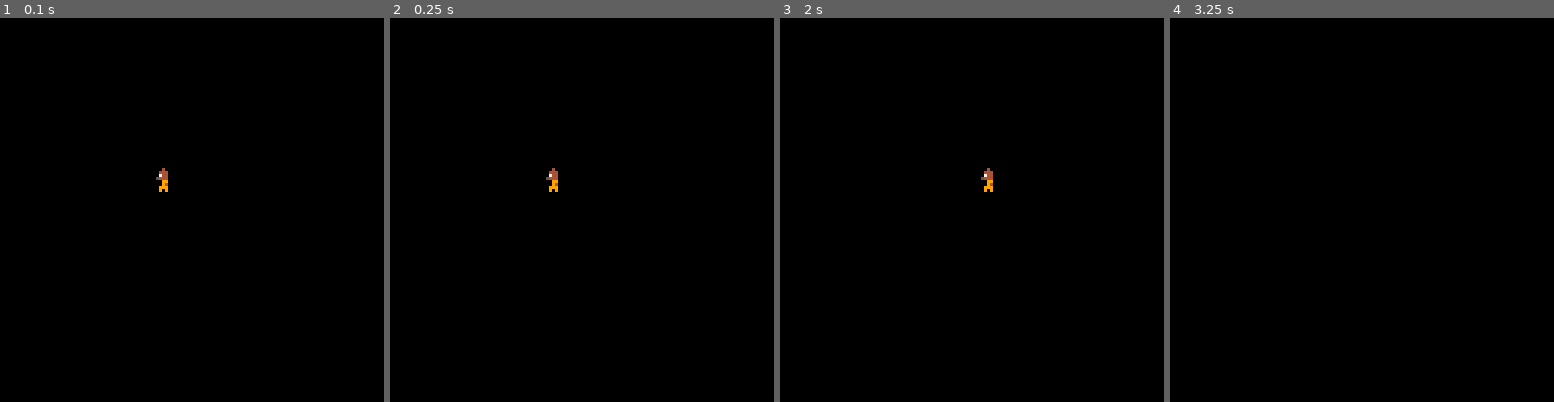
Above: before the commit, frames 1-4 (left to right).
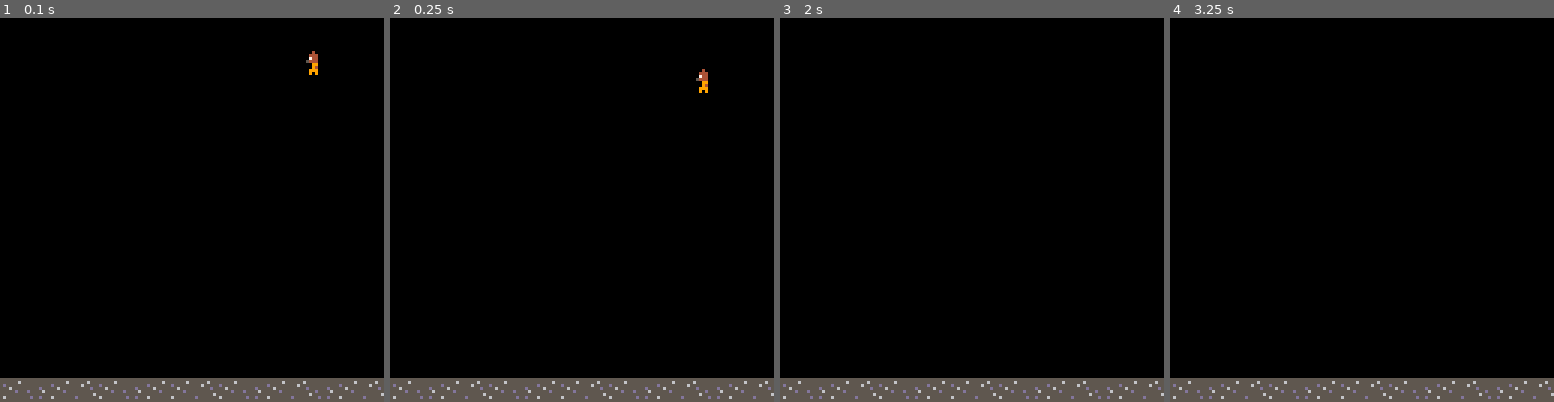
Above: after the commit, the same moments.

Repository: romellem/pico-8-carts
Game: PICO-8 cartridge sunny-day.p8
The game is run twice, just before and just after one commit, with the same random seed, the same clock (stepped at 60 frames per second) and the same inputs.
Inputs:
- Up to frame 1 (0.1 s): no input
- Up to frame 2 (0.25 s): no input
- Up to frame 3 (2 s): hold Right from 1.6 s (still down)
- Up to frame 4 (3.25 s): release Right at 2.1 s; hold Up 2.15-2.42 s; hold Right 2.47-3.03 s; hold Left from 3.08 s (still down)

The runs differ from the first frame. In frame 1, 6.5% of the frame differs, in the area x 0-100%, y 8-100%; in frame 2, 6.5%; in frame 3, 6.4%; in frame 4, 6.2%.

Commit message:
6 - Falling, map

Diff:
--- a/sunny-day.p8
+++ b/sunny-day.p8
@@ -5,13 +5,13 @@
 
 function _init()
 	player={
-		x=50,
-		y=50,
+		x=100,
+		y=10,
 		dx=0,
 		dy=0,
 	}
 
-	acc=0.2 --acceleration
+	gravity=0.2
 end
 
 
@@ -24,33 +24,41 @@
 
 function _draw()
 	cls()
+	map(0,0)
 	spr(1, player.x, player.y)
 end
 -->8
 --player
 
 function player_update()
-	if btn(⬆️) then
-		player.dy-=acc
-	elseif btn(⬇️) then
-		player.dy+=acc
-	end
-
-	if btn(⬅️) then
-		player.dx-=acc
-	elseif btn(➡️) then
-		player.dx+=acc
-	end
+	player.dy+=gravity
 
 	player.x+=player.dx
 	player.y+=player.dy
 end
 __gfx__
-00000000000040000000000000000000000000000000000000000000000000000000000000000000000000000000000000000000000000000000000000000000
-00000000000444000000000000000000000000000000000000000000000000000000000000000000000000000000000000000000000000000000000000000000
-00700700000744000000000000000000000000000000000000000000000000000000000000000000000000000000000000000000000000000000000000000000
-00077000005444000000000000000000000000000000000000000000000000000000000000000000000000000000000000000000000000000000000000000000
-00077000000099000000000000000000000000000000000000000000000000000000000000000000000000000000000000000000000000000000000000000000
-00700700000094000000000000000000000000000000000000000000000000000000000000000000000000000000000000000000000000000000000000000000
-00000000000999000000000000000000000000000000000000000000000000000000000000000000000000000000000000000000000000000000000000000000
-00000000000909000000000000000000000000000000000000000000000000000000000000000000000000000000000000000000000000000000000000000000
+00000000000040005555555555555555555555550000000000000000000000000000000000000000000000000000000000000000000000000000000000000000
+00000000000444005555556555555655555555550000000000000000000000000000000000000000000000000000000000000000000000000000000000000000
+00700700000744005d55555555565555555555550000000000000000000000000000000000000000000000000000000000000000000000000000000000000000
+000770000054440055565555555555d555555d550000000000000000000000000000000000000000000000000000000000000000000000000000000000000000
+000770000000990055555d55555555555d5555650000000000000000000000000000000000000000000000000000000000000000000000000000000000000000
+00700700000094005555555555555556555555550000000000000000000000000000000000000000000000000000000000000000000000000000000000000000
+0000000000099900565555555d55555555d55d550000000000000000000000000000000000000000000000000000000000000000000000000000000000000000
+00000000000909005555555555555555555555550000000000000000000000000000000000000000000000000000000000000000000000000000000000000000
+__map__
+0000000000000000000000000000000000000000000000000000000000000000000000000000000000000000000000000000000000000000000000000000000000000000000000000000000000000000000000000000000000000000000000000000000000000000000000000000000000000000000000000000000000000000
+0000000000000000000000000000000000000000000000000000000000000000000000000000000000000000000000000000000000000000000000000000000000000000000000000000000000000000000000000000000000000000000000000000000000000000000000000000000000000000000000000000000000000000
+0000000000000000000000000000000000000200000000000000000000000000000000000000000000000000000000000000000000000000000000000000000000000000000000000000000000000000000000000000000000000000000000000000000000000000000000000000000000000000000000000000000000000000
+0000000000000000000000000000000000000000000000000000000000000000000000000000000000000000000000000000000000000000000000000000000000000000000000000000000000000000000000000000000000000000000000000000000000000000000000000000000000000000000000000000000000000000
+0000000000000000000000000000000000000000000000000000000000000000000000000000000000000000000000000000000000000000000000000000000000000000000000000000000000000000000000000000000000000000000000000000000000000000000000000000000000000000000000000000000000000000
+0000000000000000000000000000000000000000000000000000000000000000000000000000000000000000000000000000000000000000000000000000000000000000000000000000000000000000000000000000000000000000000000000000000000000000000000000000000000000000000000000000000000000000
+0000000000000000000000000000000000000000000000000000000000000000000000000000000000000000000000000000000000000000000000000000000000000000000000000000000000000000000000000000000000000000000000000000000000000000000000000000000000000000000000000000000000000000
+0000000000000000000000000000000000000000000000000000000000000000000000000000000000000000000000000000000000000000000000000000000000000000000000000000000000000000000000000000000000000000000000000000000000000000000000000000000000000000000000000000000000000000
+0000000000000000000000000000000000000000000000000000000000000000000000000000000000000000000000000000000000000000000000000000000000000000000000000000000000000000000000000000000000000000000000000000000000000000000000000000000000000000000000000000000000000000
+0000000000000000000000000000000000000000000000000000000000000000000000000000000000000000000000000000000000000000000000000000000000000000000000000000000000000000000000000000000000000000000000000000000000000000000000000000000000000000000000000000000000000000
+0000000000000000000000000000000000000000000000000000000000000000000000000000000000000000000000000000000000000000000000000000000000000000000000000000000000000000000000000000000000000000000000000000000000000000000000000000000000000000000000000000000000000000
+0000000000000000000000000000000000000000000000000000000000000000000000000000000000000000000000000000000000000000000000000000000000000000000000000000000000000000000000000000000000000000000000000000000000000000000000000000000000000000000000000000000000000000
+0000000000000000000000000000000000000000000000000000000000000000000000000000000000000000000000000000000000000000000000000000000000000000000000000000000000000000000000000000000000000000000000000000000000000000000000000000000000000000000000000000000000000000
+0000000000000000000000000000000000000000000000000000000000000000000000000000000000000000000000000000000000000000000000000000000000000000000000000000000000000000000000000000000000000000000000000000000000000000000000000000000000000000000000000000000000000000
+0000000000000000000000000000000000000000000000000000000000000000000000000000000000000000000000000000000000000000000000000000000000000000000000000000000000000000000000000000000000000000000000000000000000000000000000000000000000000000000000000000000000000000
+0204020302040202030204020304020300000000000000000000000000000000000000000000000000000000000000000000000000000000000000000000000000000000000000000000000000000000000000000000000000000000000000000000000000000000000000000000000000000000000000000000000000000000
